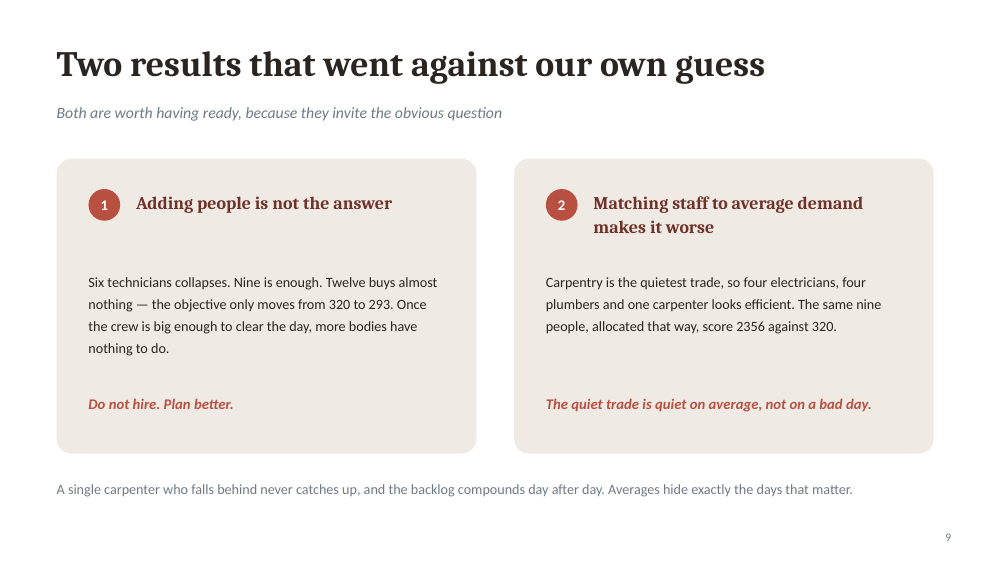
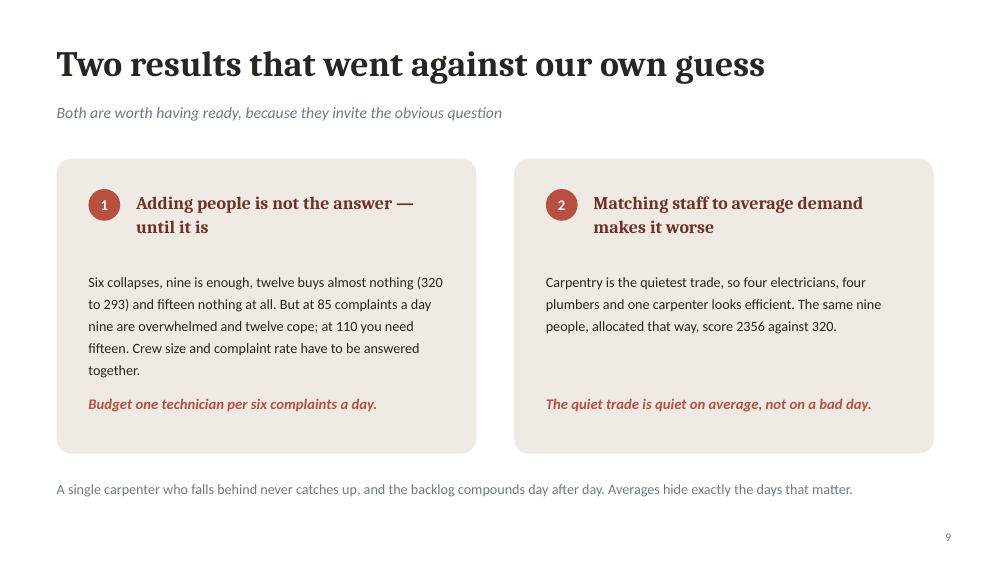
Before and after one commit to akshatvatsa7-ops/dorm-dispatch, a slide deck: slide 9 of docs/dorm-dispatch.pptx. Drawn at 1008x567 pixels with LibreOffice and Linux fonts; fonts in the diff are those of the drawing. Boxes give left, top, right and bottom in pixels: in the first picture for what was removed or moved away, otherwise in the second. Text is boxed around its words. In the diff, an @@ line names an element or a change of style, - is before the commit and + after.

```diff
--- a/docs/dorm-dispatch.pptx
+++ b/docs/dorm-dispatch.pptx
@@ text at bbox=[136, 196, 392, 233]: text changed @@
-Adding people is not the answer
+Adding people is not the answer — until it is
@@ text at bbox=[88, 277, 443, 378]: text changed @@
-Six technicians collapses. Nine is enough. Twelve buys almost nothing — the objective only moves from 320 to 293. Once the crew is big enough to clear the day, more bodies have nothing to do.
+Six collapses, nine is enough, twelve buys almost nothing (320 to 293) and fifteen nothing at all. But at 85 complaints a day nine are overwhelmed and twelve cope; at 110 you need fifteen. Crew size and complaint rate have to be answered together.
@@ text at bbox=[88, 398, 378, 412]: text changed @@
-Do not hire. Plan better.
+Budget one technician per six complaints a day.
```
Also in this commit, not shown: 21 other files.
